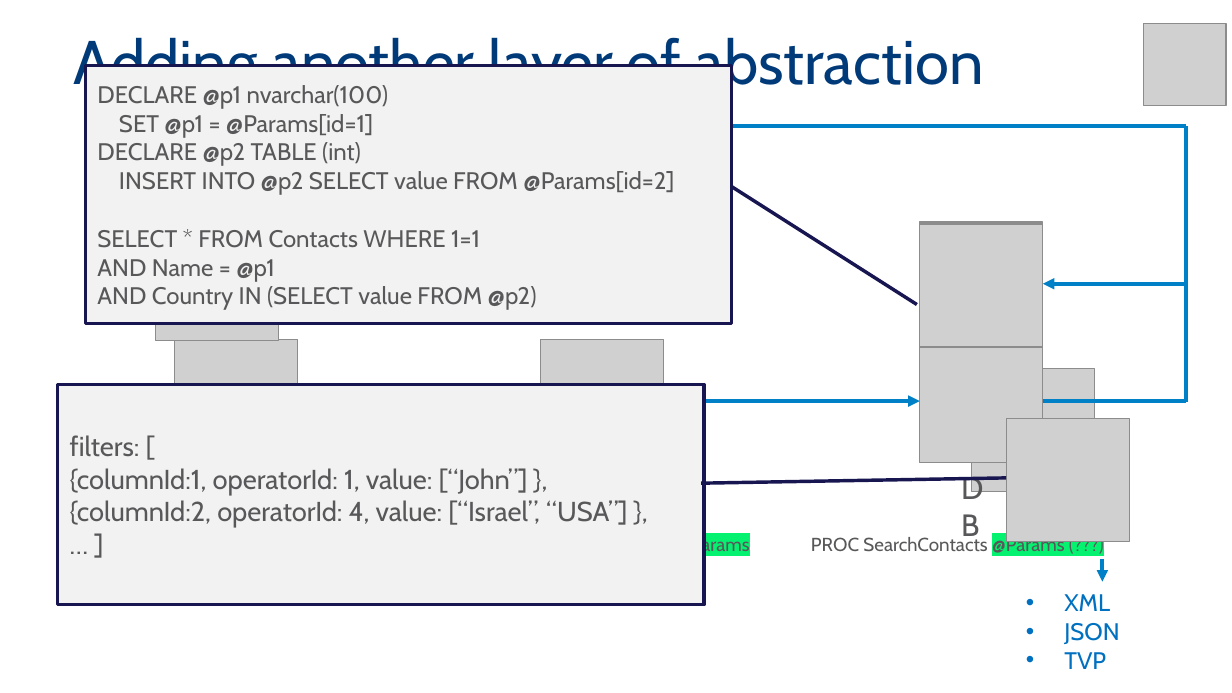
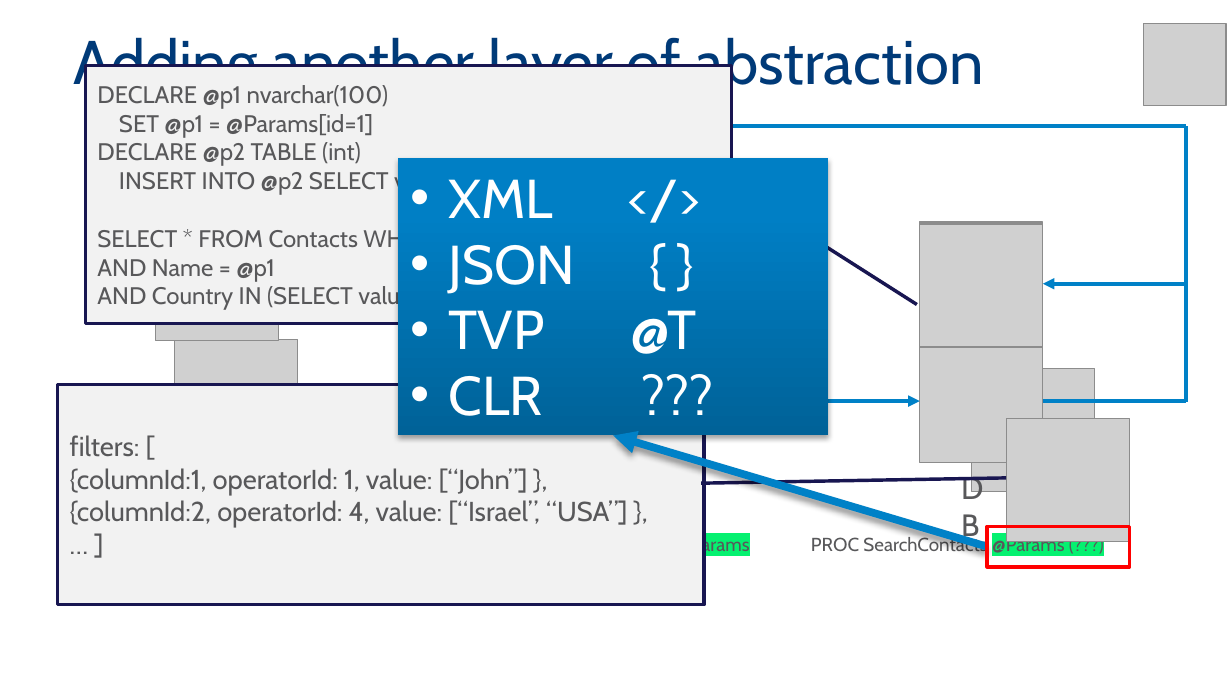
Before and after one commit to MadeiraData/DynamicFilters, a slide deck: slide 20 of DynamicFilters2.pptx. Drawn at 1232x693 pixels with LibreOffice and Linux fonts; fonts in the diff are those of the drawing; grey boxes stand for pictures; background and template pictures are left out. Boxes give left, top, right and bottom in pixels: in the first picture for what was removed or moved away, otherwise in the second. Text is boxed around its words. In the diff, an @@ line names an element or a change of style, - is before the commit and + after.

```diff
--- a/DynamicFilters2.pptx
+++ b/DynamicFilters2.pptx
@@ rectangle "XML </>": place and size @@
-rectangle "XML </>" at (1064, 594, 1119, 669)
+rectangle "XML </>" at (398, 158, 828, 436)
@@ rectangle "XML </>" at (398, 158, 828, 436): fill none to gradient #006298 to #0080C6 to #0080C7; shadow on @@
@@ text in rectangle at (449, 179, 697, 416): text changed; size 14 to 32 pt; text colour #0070C0 to #FFFFFF @@
-• XML
-• JSON
-• TVP
+• XML </>
+• JSON { }
+• TVP @T
+• CLR ???
@@ arrow added from (987, 547) to (614, 436), #0081C8 4.5 pt @@
@@ rectangle added at (987, 526, 1130, 567), outline #FF0000 2 pt @@
@@ arrow removed from (1103, 559) to (1103, 582) @@
```
Also in this commit, not shown: 8 other slides changed, 12 other files.
